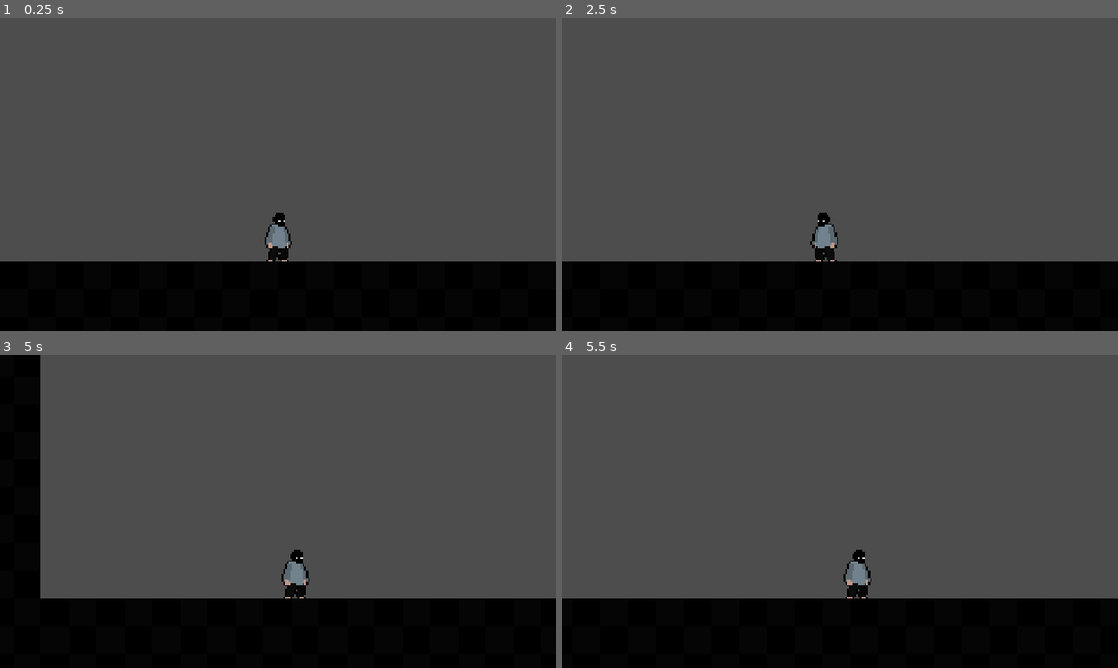
Above: before the commit, frames 1-4 (two rows, left to right).
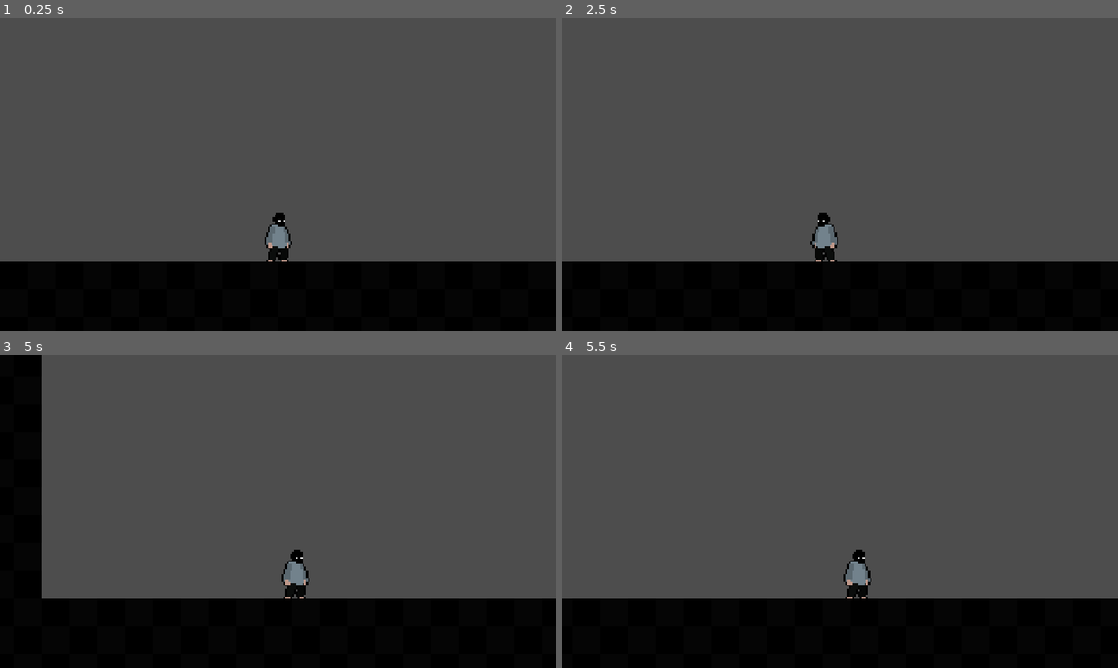
Above: after the commit, the same moments.

Repository: kaikzyx/coexistence
Game: Godot game, scene res://source/main.tscn
Same seed, same stepped clock (60 frames per second), same inputs: the game is played once before the commit and once after it.
Inputs:
- Up to frame 1 (0.25 s): no input
- Up to frame 2 (2.5 s): tap Enter at 0.5 s; hold D (move_right) 0.53-2.03 s; tap Space at 2 s; hold A (move_left) from 2.03 s (still down)
- Up to frame 3 (5 s): tap Enter at 3.5 s; release A (move_left) at 4.28 s; hold D (move_right) from 4.28 s (still down)
- Up to frame 4 (5.5 s): keep holding D (move_right)

Frames 1-2 are identical in both runs. In frame 3, 0.2% of the frame differs, in the area x 7-8%, y 0-78%; in frame 4, nothing differs.

Commit message:
feat: add 2D vertex snapping and disable handle input locally in the sub viewport

Diff:
--- a/source/main.tscn
+++ b/source/main.tscn
@@ -17,7 +17,7 @@
 stretch = true
 
 [node name="SubViewport" type="SubViewport" parent="SubViewportContainer"]
-handle_input_locally = false
+snap_2d_vertices_to_pixel = true
 size = Vector2i(640, 360)
 render_target_update_mode = 4
 
